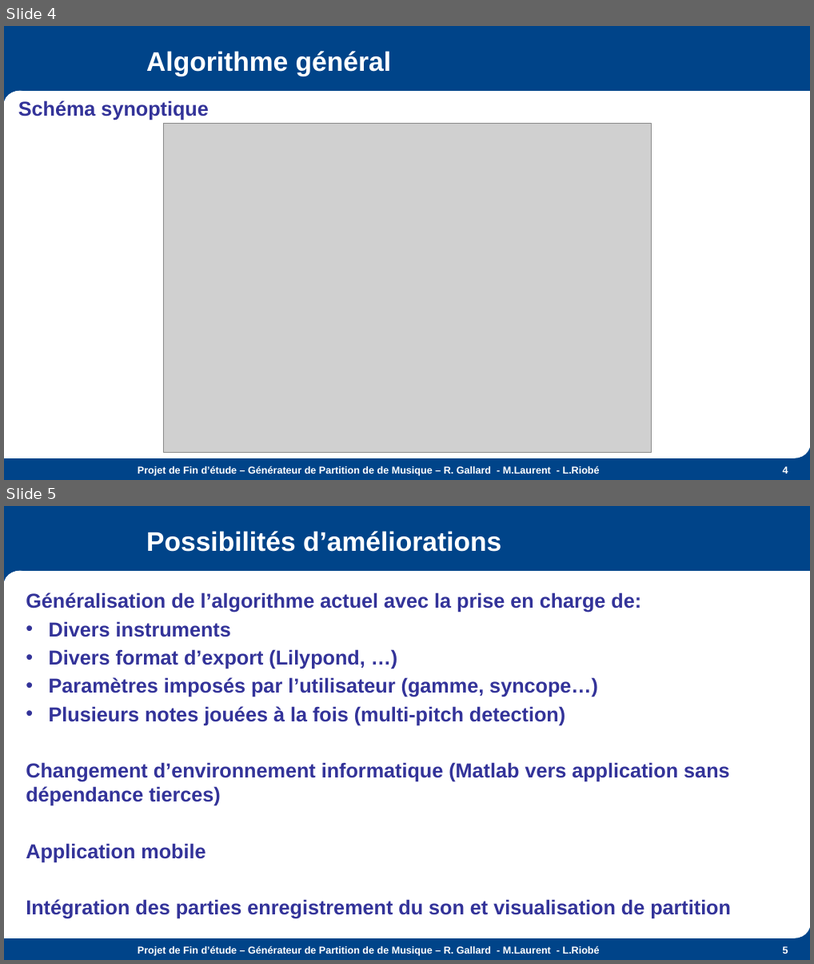
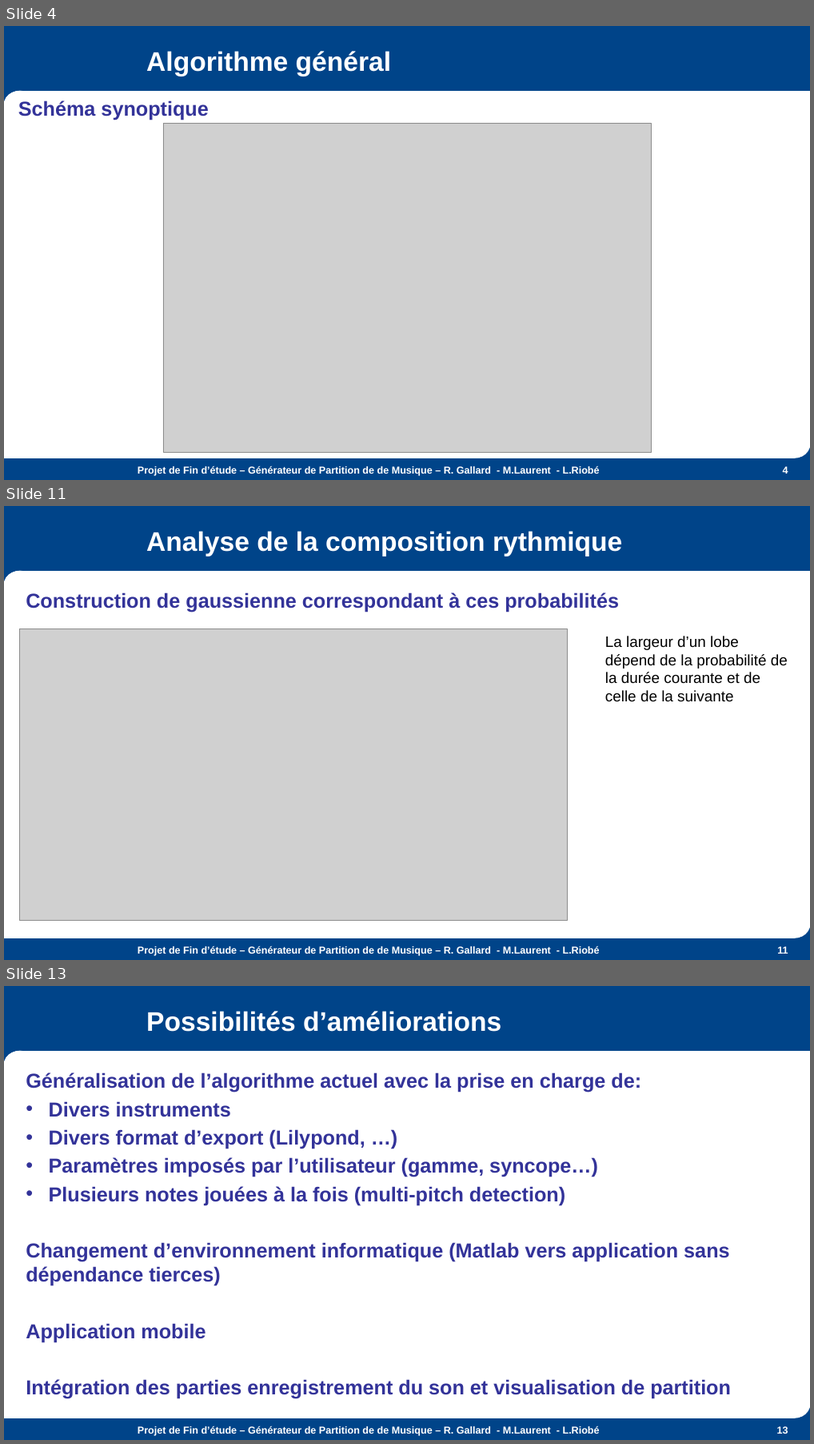
Before and after one commit to the-midge/gentab, a slide deck: Docs/Présentation-PFE.pptx. Shown one above the other, each under a label of ours: slides 4 and 5 before the commit, slides 4, 11 and 13 after it; the slides between them are not shown. The pictures are 814x964 and 814x1444 pixels, drawn with LibreOffice and Linux fonts; fonts in the diff are those of the drawing; grey boxes stand for pictures; background and template pictures are left out. Boxes give left, top, right and bottom in pixels: in the first picture for what was removed or moved away, otherwise in the second. Text is boxed around its words. In the diff, an @@ line names an element or a change of style, - is before the commit and + after.

```diff
--- a/Docs/Présentation-PFE.pptx
+++ b/Docs/Présentation-PFE.pptx
@@ slide 11 added at (4,506,810,960), background #004489; not listed: 7 template elements that a slide beside it also shows @@
@@ title added at (146,531,622,556), 32 pt, text #FFFFFF, bold @@
+Analyse de la composition rythmique
@@ text added at (26,592,619,612), 24 pt, text #333399, bold @@
+Construction de gaussienne correspondant à ces probabilités
@@ picture added at (20,629,568,919) @@
@@ text added at (606,636,788,702), 18 pt, text #000000 @@
+La largeur d’un lobe dépend de la probabilité de la durée courante et de celle de la suivante
@@ text added at (138,945,600,956), 12 pt, text #FFFFFF, bold @@
+Projet de Fin d’étude – Générateur de Partition de de Musique – R. Gallard - M.Laurent - L.Riobé
@@ page number added at (778,946,788,953), 12 pt, text #FFFFFF, bold @@
+11
@@ what was slide 5 is now slide 13 @@
@@ page number at (778,1426,789,1433): text changed @@
-5
+13
```
Also in this commit, not shown: 7 other slides added, 18 other files.
